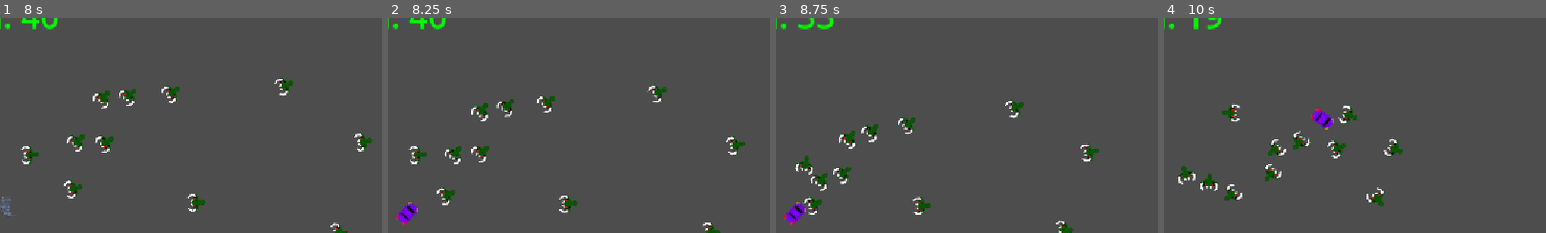
Above: before the commit, frames 1-4 (left to right).
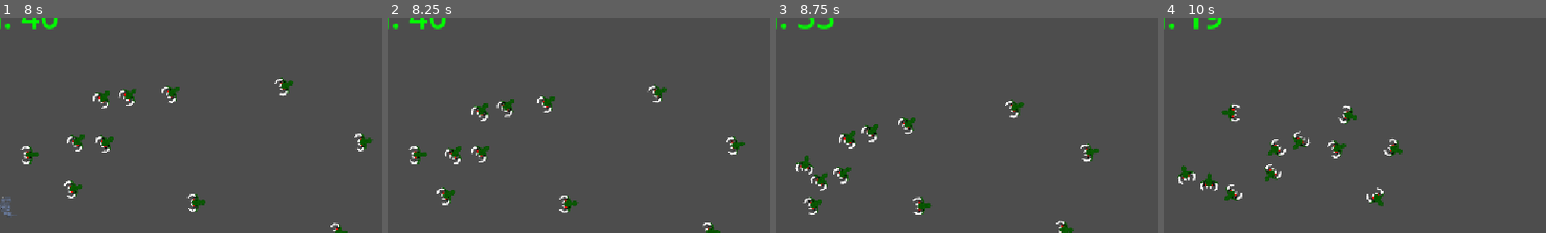
Above: after the commit, the same moments.

Repository: ultimateichor/Heat-Streak
Game: Godot game, scene res://UI/Screens/MainMenu/Main Menu.tscn
Two runs of this game, one before a commit and one after it. Both use one fixed random seed, a clock stepped at 60 frames per second and the inputs below.
Inputs (mouse positions are % of the whole screen's width and height, from its top left):
- Up to frame 1 (8 s): click "Start" at 0.5 s; click "Continue" at 1.25 s; move the mouse to (72, 45) at 2.02 s; hold D (Right) 2.03-2.78 s; tap 1 (Car) at 2.1, 2.85, 3.8, 4.55, 6.05, 6.8, 7.55 s; move the mouse to (30, 55) at 2.77 s; hold S (Down) 2.78-3.53 s; move the mouse to (60, 28) at 3.52 s; hold D (Right) 3.53-4.28 s; tap 2 (Helicopter) at 3.6 s; move the mouse to (45, 70) at 4.27 s; hold W (Up) 4.28-5 s; tap 4 (Jet) at 4.35 s; click "Retry" at 5 s; move the mouse to (80, 65) at 5.77 s; press the mouse at (80, 65) at 5.78 s; hold A (Left) 5.78-7.28 s; move the mouse to (20, 35) at 6.52 s; release the mouse at (20, 35) at 6.53 s; right-click (20, 35) at 6.6 s; move the mouse to (55, 50) at 7.27 s; hold S (Down) from 7.28 s (still down); tap 3 (Tank) at 7.35 s
- Up to frame 2 (8.25 s): move the mouse to (35, 25) at 8.02 s; release S (Down) at 8.03 s; hold D (Right) from 8.03 s (still down); tap Shift (Transform) at 8.1 s
- Up to frame 3 (8.75 s): keep holding D (Right); tap 1 (Car) at 8.3 s
- Up to frame 4 (10 s): move the mouse to (72, 45) at 8.77 s; release D (Right) at 8.78 s; hold W (Up) 8.78-9.53 s; tap 1 (Car) at 8.85, 9.6 s; move the mouse to (30, 55) at 9.52 s; hold D (Right) from 9.53 s (still down)
The pictures show only the part of the screen within x 15-65%, y 14-64%; the shares and areas given below are measured in that part.

Frame 1 is identical in both runs. In frame 2, 0.4% of the frame differs, in the area x 2-8%, y 85-97%; in frame 3, 0.4%; in frame 4, 0.4%, in the area x 38-45%, y 41-52%.

Commit message:
Add files via upload

Diff:
--- a/Player/Vehicles/Car.tscn
+++ b/Player/Vehicles/Car.tscn
@@ -1,14 +1,33 @@
 [gd_scene format=3 uid="uid://ciw21utjrhi02"]
 
 [ext_resource type="Script" uid="uid://oy1r4aa2sn0n" path="res://Player/Vehicles/car.gd" id="1_qg101"]
-[ext_resource type="Texture2D" uid="uid://c82in2lya7sdb" path="res://Assets/New Piskel (5).png" id="2_rxocv"]
+[ext_resource type="Texture2D" uid="uid://bsbidyg1pljal" path="res://Assets/SophieAssets/animationLayers/player/carobot/1.png" id="2_rxocv"]
 [ext_resource type="PackedScene" uid="uid://ctjxhfrs5am37" path="res://Player/Weapons/base_weapon.tscn" id="3_larho"]
+[ext_resource type="Texture2D" uid="uid://bbq04tgjjo7i2" path="res://Assets/SophieAssets/animationLayers/player/carobot/2.png" id="4_7ppmw"]
+[ext_resource type="Texture2D" uid="uid://cjv4n8vn4wlo8" path="res://Assets/SophieAssets/animationLayers/player/carobot/3.png" id="5_lpojq"]
 
 [sub_resource type="RectangleShape2D" id="RectangleShape2D_af25e"]
 size = Vector2(58, 80)
 
 [sub_resource type="RectangleShape2D" id="RectangleShape2D_rxocv"]
 size = Vector2(28, 93)
+
+[sub_resource type="SpriteFrames" id="SpriteFrames_g4v7s"]
+animations = [{
+"frames": [{
+"duration": 1.0,
+"texture": ExtResource("2_rxocv")
+}, {
+"duration": 1.0,
+"texture": ExtResource("4_7ppmw")
+}, {
+"duration": 1.0,
+"texture": ExtResource("5_lpojq")
+}],
+"loop": 1,
+"name": &"walk",
+"speed": 5.0
+}]
 
 [node name="Car" type="CharacterBody2D" unique_id=1601155827 groups=["Player"]]
 collision_layer = 2
@@ -36,12 +55,6 @@
 [node name="DamageTimer" type="Timer" parent="." unique_id=2050933388]
 wait_time = 2.0
 
-[node name="Sprite2D" type="Sprite2D" parent="." unique_id=573628744]
-position = Vector2(-6, 0)
-rotation = 1.5707964
-scale = Vector2(4, 4)
-texture = ExtResource("2_rxocv")
-
 [node name="BaseWeapon" parent="." unique_id=1133059679 instance=ExtResource("3_larho")]
 
 [node name="Area2D2" type="Area2D" parent="." unique_id=1814946588 groups=["Melee"]]
@@ -50,6 +63,15 @@
 position = Vector2(37, 0.5)
 shape = SubResource("RectangleShape2D_rxocv")
 
+[node name="Sprite2D" type="Sprite2D" parent="." unique_id=573628744]
+scale = Vector2(0.5, 0.5)
+texture = ExtResource("2_rxocv")
+
+[node name="AnimatedSprite2D" type="AnimatedSprite2D" parent="." unique_id=1397789464]
+scale = Vector2(0.5, 0.5)
+sprite_frames = SubResource("SpriteFrames_g4v7s")
+animation = &"walk"
+
 [connection signal="timeout" from="RotationTimer" to="." method="_on_rotation_timer_timeout"]
 [connection signal="area_entered" from="Area2D" to="." method="_on_area_2d_area_entered"]
 [connection signal="area_exited" from="Area2D" to="." method="_on_area_2d_area_exited"]
--- a/Player/Vehicles/Heli.tscn
+++ b/Player/Vehicles/Heli.tscn
@@ -1,10 +1,29 @@
 [gd_scene format=3 uid="uid://7odjdwygqx2a"]
 
 [ext_resource type="Script" uid="uid://du41ippeq1bha" path="res://Player/Vehicles/heli.gd" id="1_7juqt"]
-[ext_resource type="Texture2D" uid="uid://b14v6ouux7xu7" path="res://Assets/2BUEWD-TopView (2).png" id="2_7juqt"]
+[ext_resource type="Texture2D" uid="uid://chyxjdxamuv88" path="res://Assets/SophieAssets/animationLayers/player/heliobot/1.png" id="2_bgf0h"]
+[ext_resource type="Texture2D" uid="uid://cuelm21xsbej5" path="res://Assets/SophieAssets/animationLayers/player/heliobot/2.png" id="3_xc4jb"]
+[ext_resource type="Texture2D" uid="uid://bowyw8lojqkvd" path="res://Assets/SophieAssets/animationLayers/player/heliobot/3.png" id="4_x7d31"]
 
 [sub_resource type="RectangleShape2D" id="RectangleShape2D_af25e"]
 size = Vector2(70, 80)
+
+[sub_resource type="SpriteFrames" id="SpriteFrames_g4v7s"]
+animations = [{
+"frames": [{
+"duration": 1.0,
+"texture": ExtResource("2_bgf0h")
+}, {
+"duration": 1.0,
+"texture": ExtResource("3_xc4jb")
+}, {
+"duration": 1.0,
+"texture": ExtResource("4_x7d31")
+}],
+"loop": 1,
+"name": &"walk",
+"speed": 5.0
+}]
 
 [node name="Heli" type="CharacterBody2D" unique_id=1601155827 groups=["Player"]]
 z_index = 10
@@ -34,9 +53,15 @@
 wait_time = 2.0
 
 [node name="Sprite2D" type="Sprite2D" parent="." unique_id=573628744]
-position = Vector2(2, 2)
-rotation = 1.5707964
-texture = ExtResource("2_7juqt")
+position = Vector2(-0.5000032, 1.4901161e-06)
+scale = Vector2(0.5, 0.5)
+texture = ExtResource("2_bgf0h")
+
+[node name="AnimatedSprite2D" type="AnimatedSprite2D" parent="." unique_id=998727766]
+position = Vector2(-2.3841858e-07, -2.3841858e-07)
+scale = Vector2(0.5, 0.5)
+sprite_frames = SubResource("SpriteFrames_g4v7s")
+animation = &"walk"
 
 [connection signal="timeout" from="RotationTimer" to="." method="_on_rotation_timer_timeout"]
 [connection signal="area_entered" from="Area2D" to="." method="_on_area_2d_area_entered"]
--- a/Player/player.gd
+++ b/Player/player.gd
@@ -12,6 +12,7 @@
 var currentHealth = -1
 var damageTaken
 @onready var Pause: Control = $"../CanvasLayer/Pause"
+@onready var animated_sprite_2d: AnimatedSprite2D = $AnimatedSprite2D
 
 var target_angle = rotation
 
